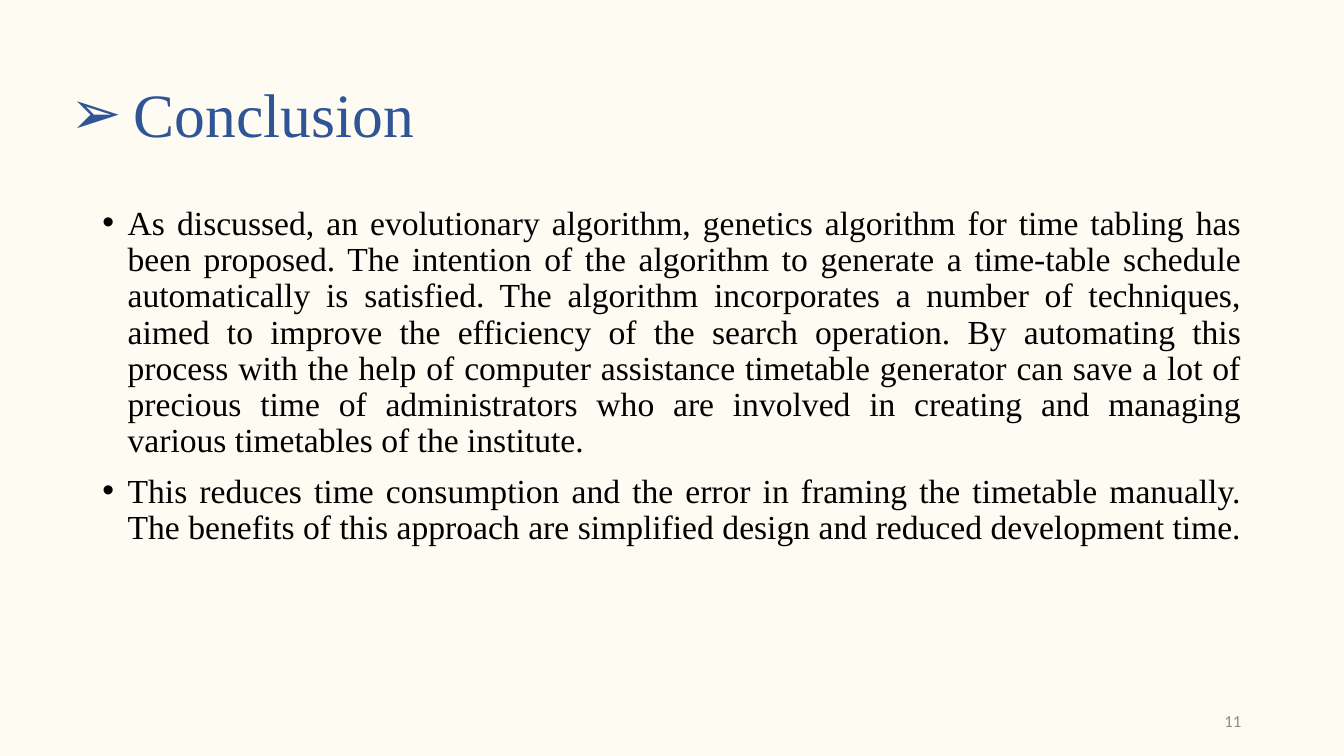
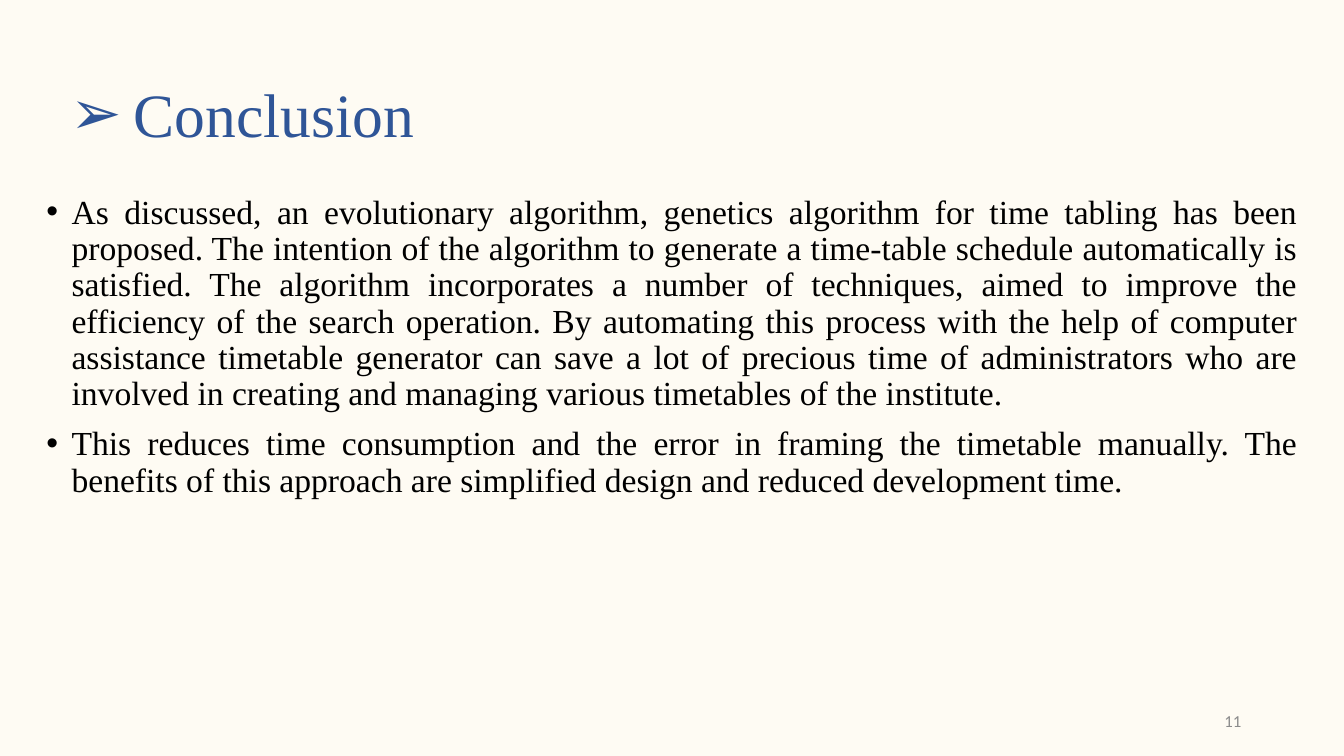
Before and after one commit to s-saanvi/Collection, a slide deck: slide 11 of Synopsis/Synopsis Presentation.pptx. Drawn at 1344x756 pixels with LibreOffice and Linux fonts; fonts in the diff are those of the drawing. Boxes give left, top, right and bottom in pixels: in the first picture for what was removed or moved away, otherwise in the second. Text is boxed around its words. In the diff, an @@ line names an element or a change of style, - is before the commit and + after.

```diff
--- a/Synopsis/Synopsis Presentation.pptx
+++ b/Synopsis/Synopsis Presentation.pptx
@@ text "As discussed, an evolutionary algorithm, ..." rewrapped from (128, 211, 1241, 546) to (72, 200, 1297, 498) @@
```
Also in this commit, not shown: 8 other slides changed, 1 slide removed, 4 other files.
